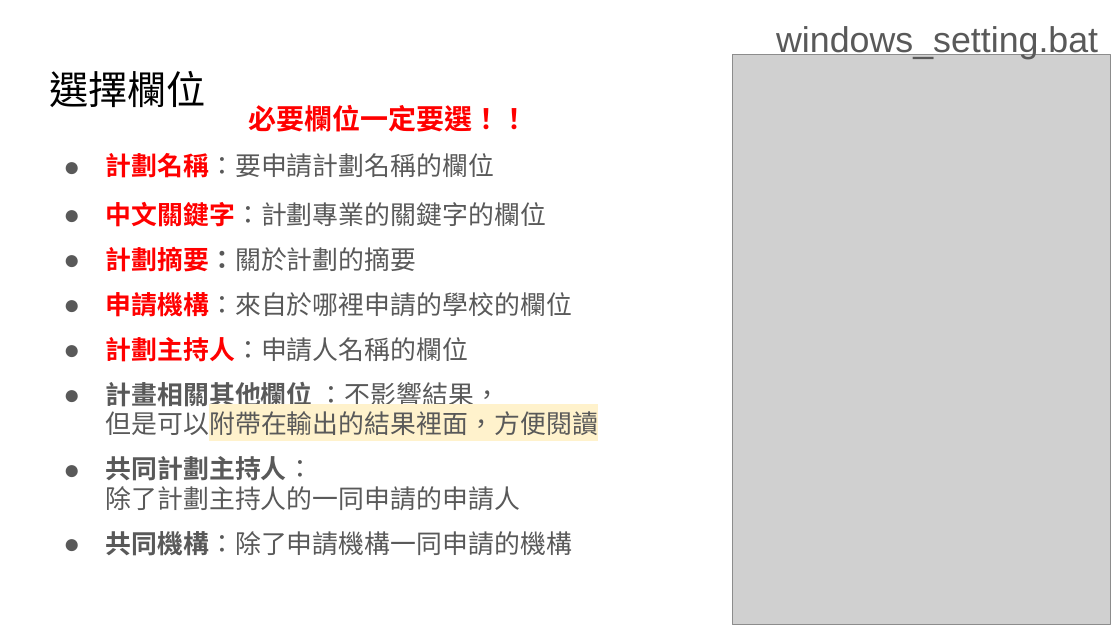
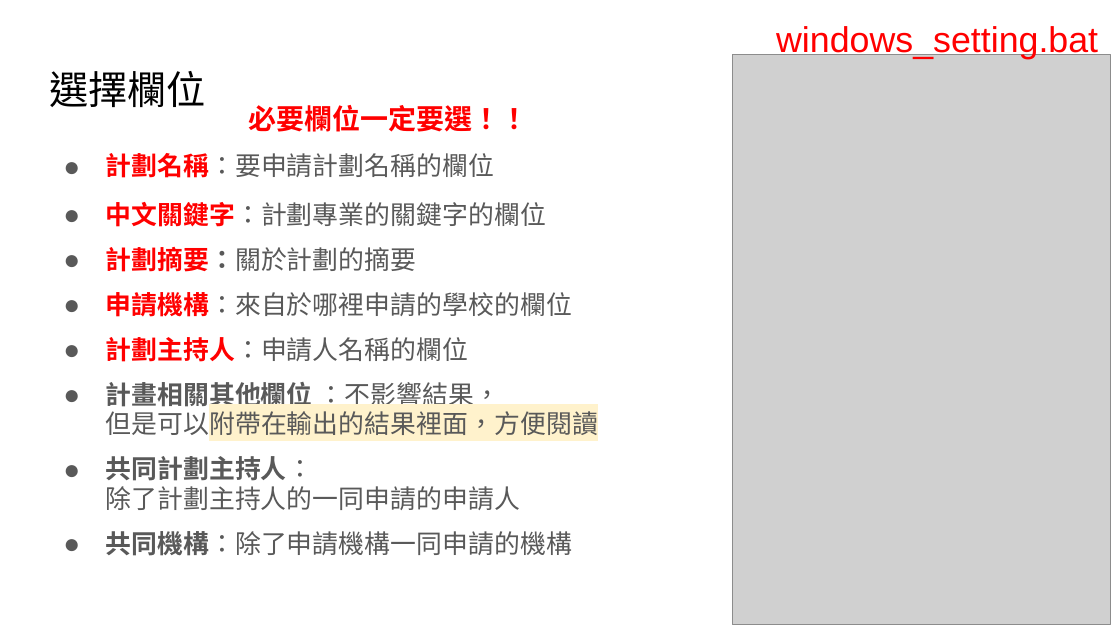
Before and after one commit to AnnaChen1228/MOST_committee, a slide deck: slide 20 of 國科會推薦委員操作手冊(V6).pptx. Drawn at 1120x630 pixels with LibreOffice and Linux fonts; fonts in the diff are those of the drawing; grey boxes stand for pictures. Boxes give left, top, right and bottom in pixels: in the first picture for what was removed or moved away, otherwise in the second. Text is boxed around its words. In the diff, an @@ line names an element or a change of style, - is before the commit and + after.

```diff
--- a/國科會推薦委員操作手冊(V6).pptx
+++ b/國科會推薦委員操作手冊(V6).pptx
@@ text "windows_setting.bat" at (776,26,1098,59): text colour #595959 to #FF0000 @@
```
Also in this commit, not shown: 4 other slides changed, 3 other files.
